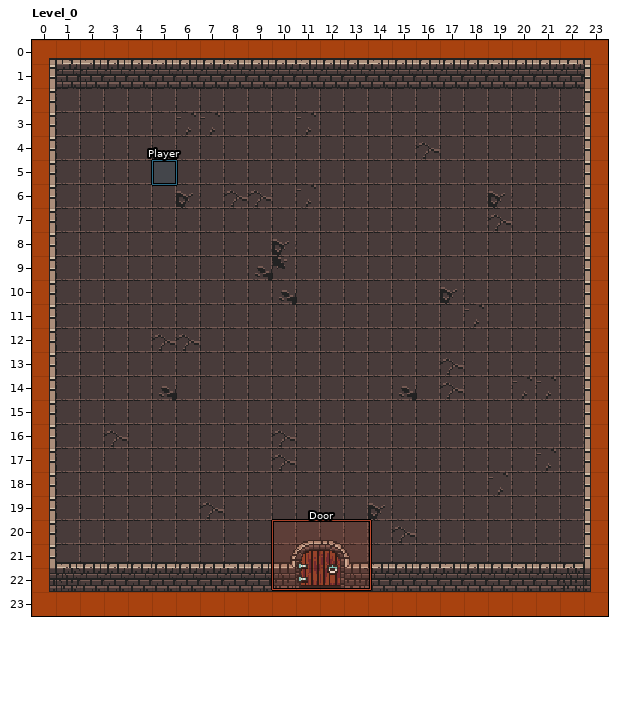
A LDtk project gets an edit: assets/ldtk/levels.ldtk. Above is the file before it was changed.
Cells are 16x16 px. Shown: Level_0 x 0..23, y 0..23.
After the commit:
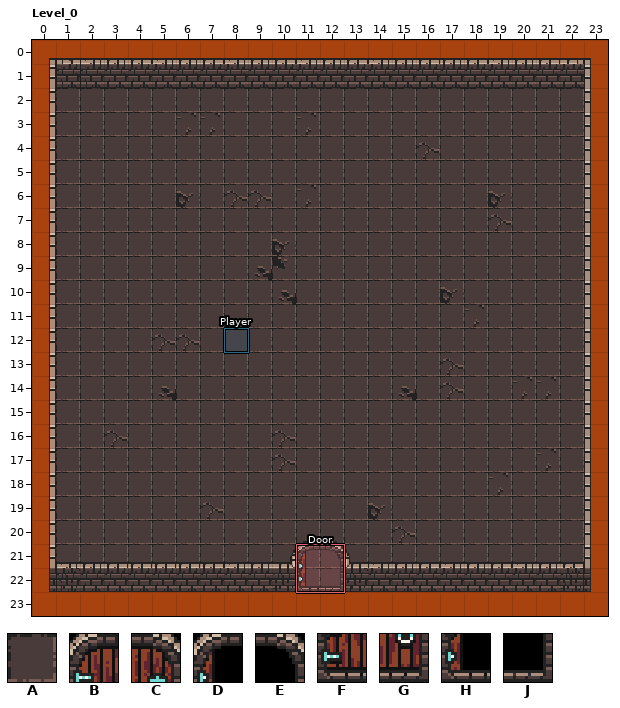
Key: from "Dungeon": A 129, B 450, C 451, D 453, E 454, F 482, G 483, H 485, J 486.
_ is an empty cell.
Objects are placed by their top-left corner, in cells (3,4 is the top-left corner of cell 3,4); size is 1x1 cell unless given.
Commit: Add door system for opening and closing them
Changes in this commit:
{"where": "layer \"Ground\""}
{"y":22,"x":11,"old":"__","new":"AA"}
{"where": "layer \"Far_Walls\""}
{"y":22,"x":11,"old":"__","new":"HJ"}
{"where": "layer \"Player_Entities\""}
{"was": "\"Player\" rectangle at 5,5", "now": "\"Player\" rectangle at 8,12"}
{"was": "\"Door\" rectangle at 10,20 size 4.1x2.9"}
{"where": "layer \"Near_Walls\""}
{"y":21,"x":11,"old":"BC","new":"DE"}
{"y":22,"x":11,"old":"FG","new":"__"}
{"where": "layer \"Near_Entities\" (added)"}
{"now": "\"Door\" rectangle at 11,21 size 2x2"}
